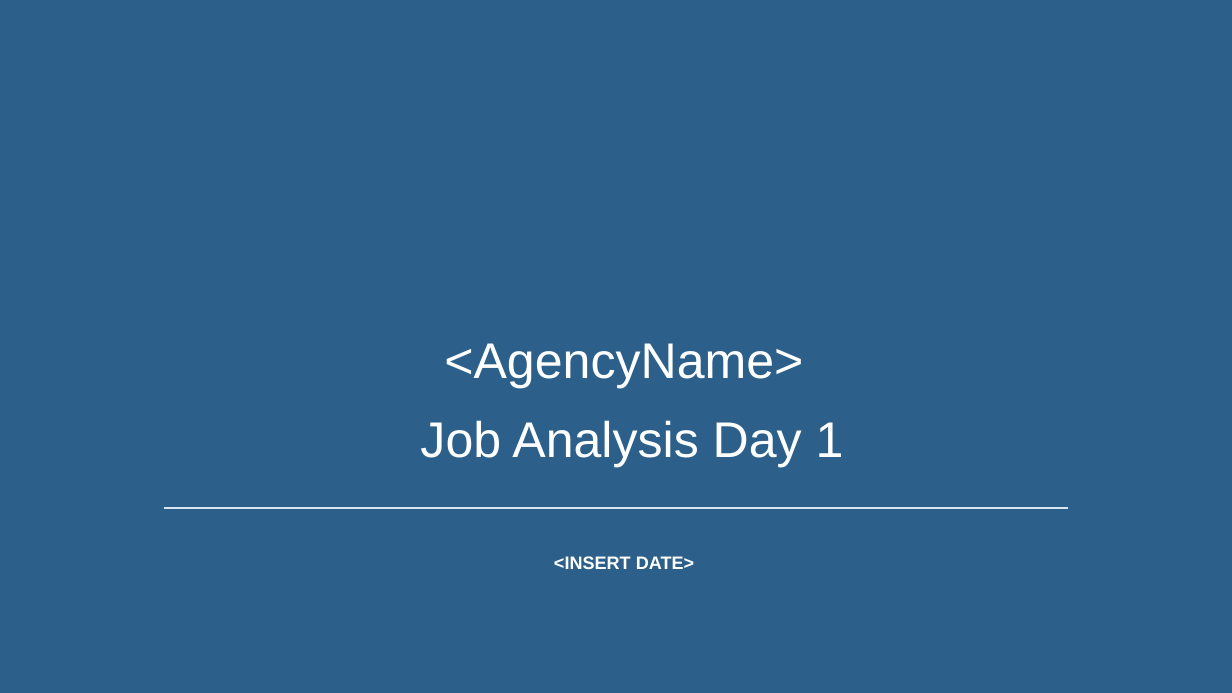
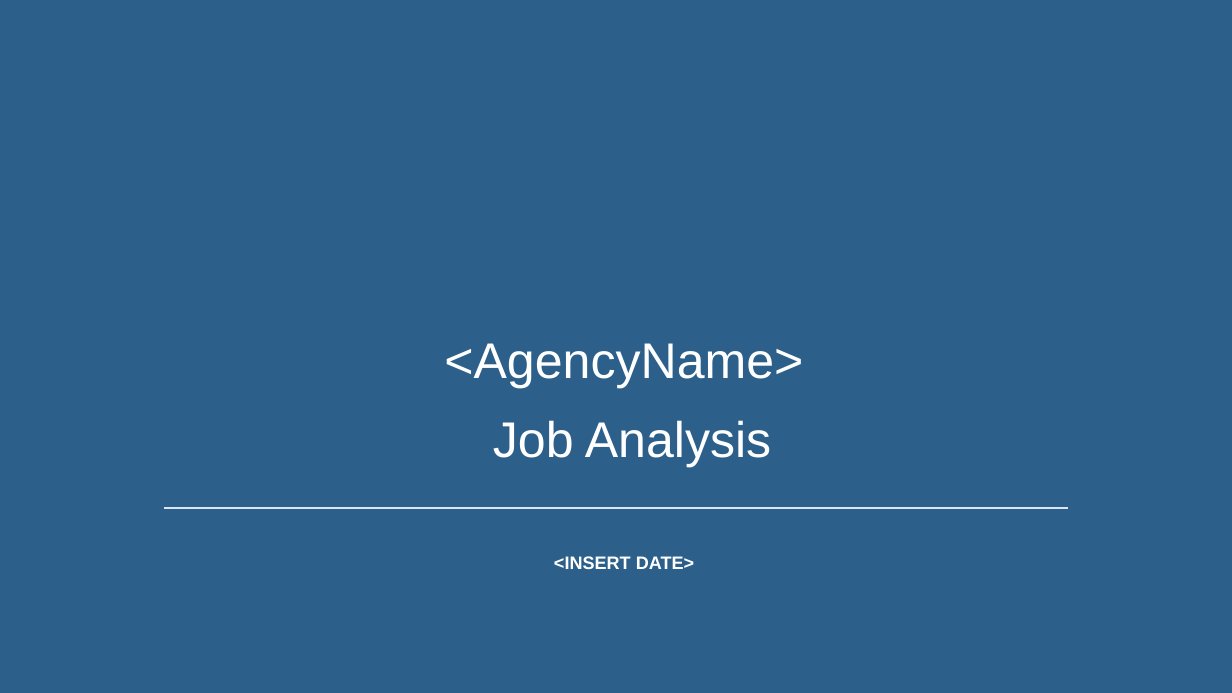
Before and after one commit to usds/SME-QA-Website, a slide deck: slide 1 of toolkit/job-analysis/job-analysis-presentation.pptx. Drawn at 1232x693 pixels with LibreOffice and Linux fonts; fonts in the diff are those of the drawing. Boxes give left, top, right and bottom in pixels: in the first picture for what was removed or moved away, otherwise in the second. Text is boxed around its words. In the diff, an @@ line names an element or a change of style, - is before the commit and + after.

```diff
--- a/toolkit/job-analysis/job-analysis-presentation.pptx
+++ b/toolkit/job-analysis/job-analysis-presentation.pptx
@@ text at box(444, 343, 803, 467): text changed @@
-<AgencyName>
-Job Analysis Day 1
+<AgencyName>
+Job Analysis
```
Also in this commit, not shown: 14 other slides changed, 5 slides added, 1 slide removed, 2 other files.
